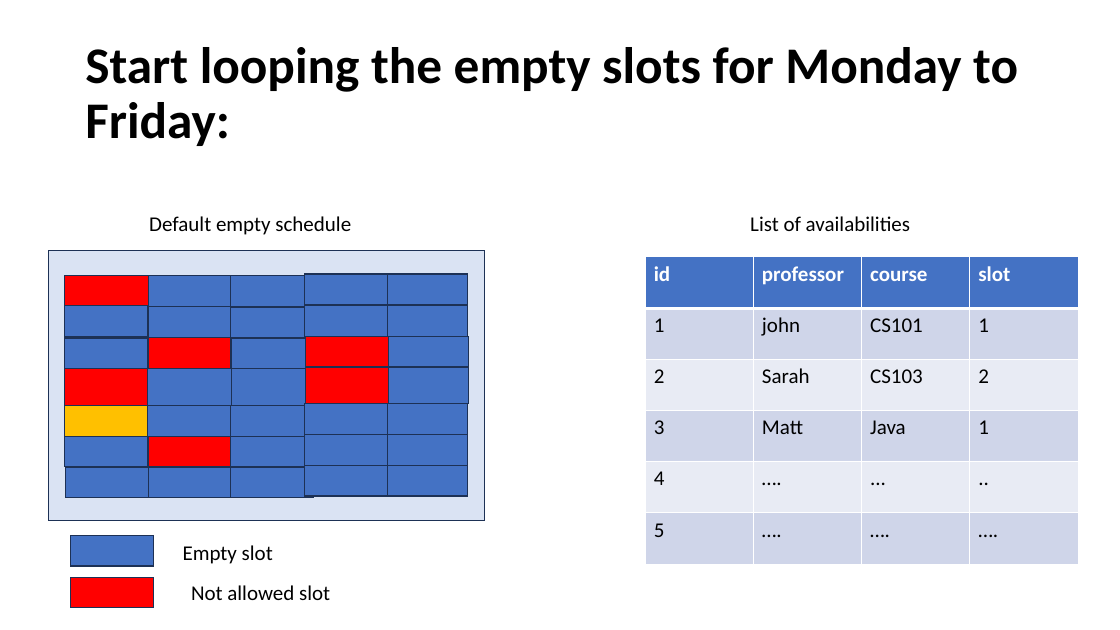
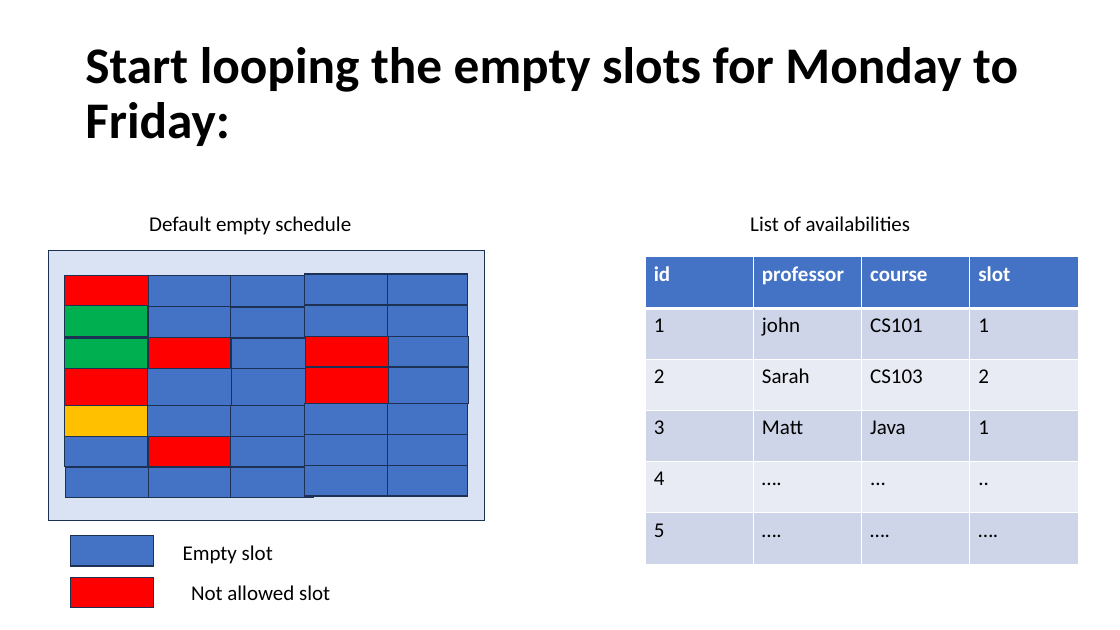
Before and after one commit to omaranBazna/schedule, a slide deck: slide 11 of algorithm design.pptx. Drawn at 1120x630 pixels with LibreOffice and Linux fonts; fonts in the diff are those of the drawing. Boxes give left, top, right and bottom in pixels: in the first picture for what was removed or moved away, otherwise in the second. Text is boxed around its words. In the diff, an @@ line names an element or a change of style, - is before the commit and + after.

```diff
--- a/algorithm design.pptx
+++ b/algorithm design.pptx
@@ rectangle at (x1=65, y1=306, x2=148, y2=337): fill #4472C4 to #00B050 @@
@@ rectangle at (x1=65, y1=338, x2=148, y2=369): fill #4472C4 to #00B050 @@
```
Also in this commit, not shown: 6 other slides changed, 15 slides added.
